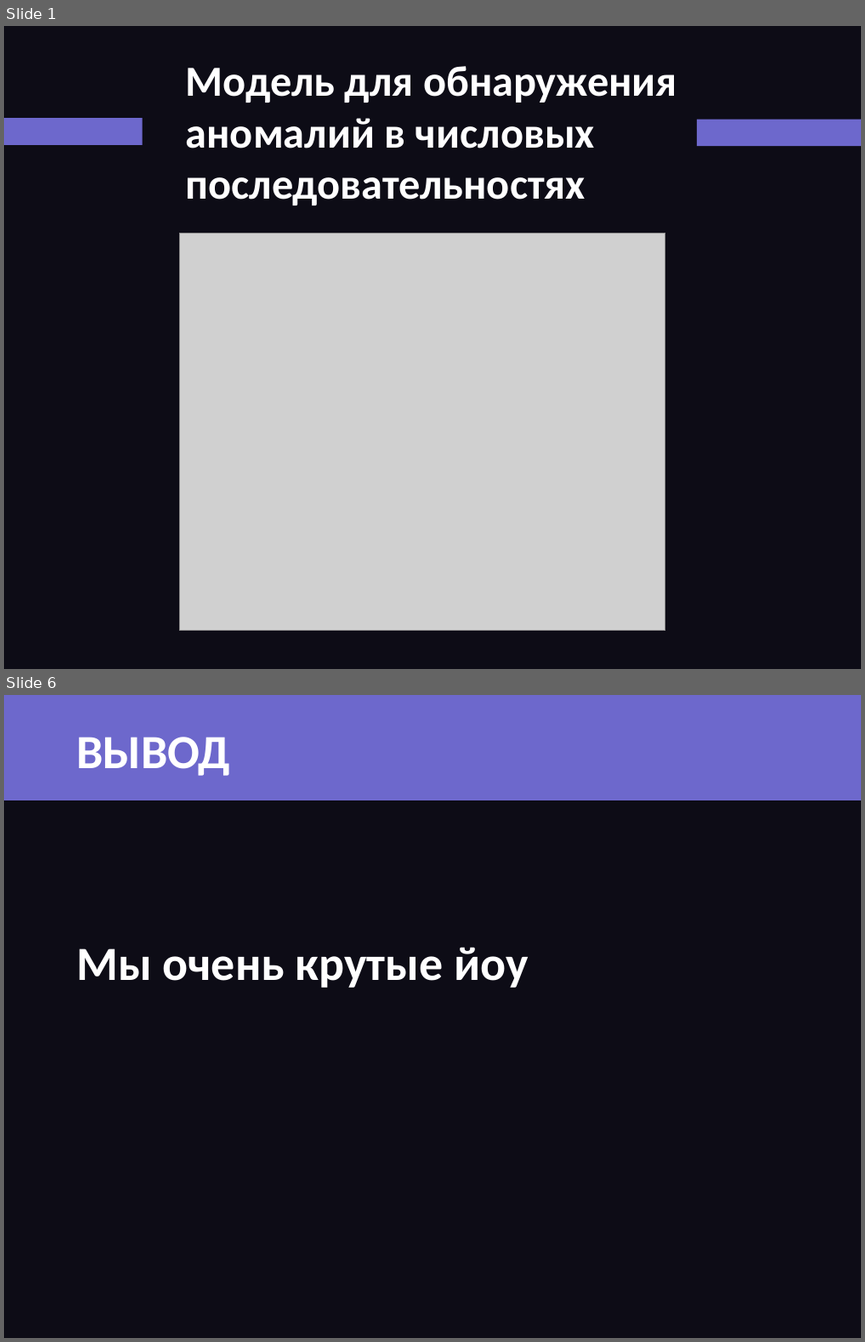
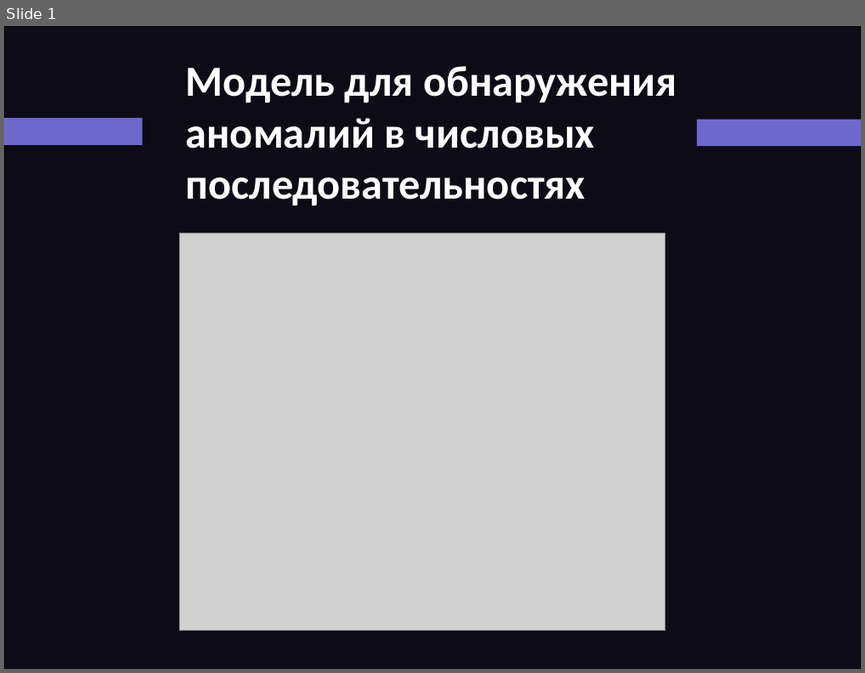
Before and after one commit to YarikOfficial/Mashinka, a slide deck: презентация.pptx. Shown one above the other, each under a label of ours: slides 1 and 6 before the commit, slide 1 after it; the slides between them are not shown. The pictures are 865x1342 and 865x673 pixels, drawn with LibreOffice and Linux fonts; fonts in the diff are those of the drawing; grey boxes stand for pictures. Boxes give left, top, right and bottom in pixels: in the first picture for what was removed or moved away, otherwise in the second. Text is boxed around its words. In the diff, an @@ line names an element or a change of style, - is before the commit and + after.

```diff
--- a/презентация.pptx
+++ b/презентация.pptx
@@ slide 6 removed at (4, 695, 861, 1338), background #0D0C16 @@
@@ rectangle removed at (4, 695, 861, 800) @@
@@ text removed at (76, 737, 230, 776) @@
-ВЫВОД
@@ text removed at (76, 947, 528, 987) @@
-Мы очень крутые йоу
```
Also in this commit, not shown: 4 slides changed, 7 slides added.
